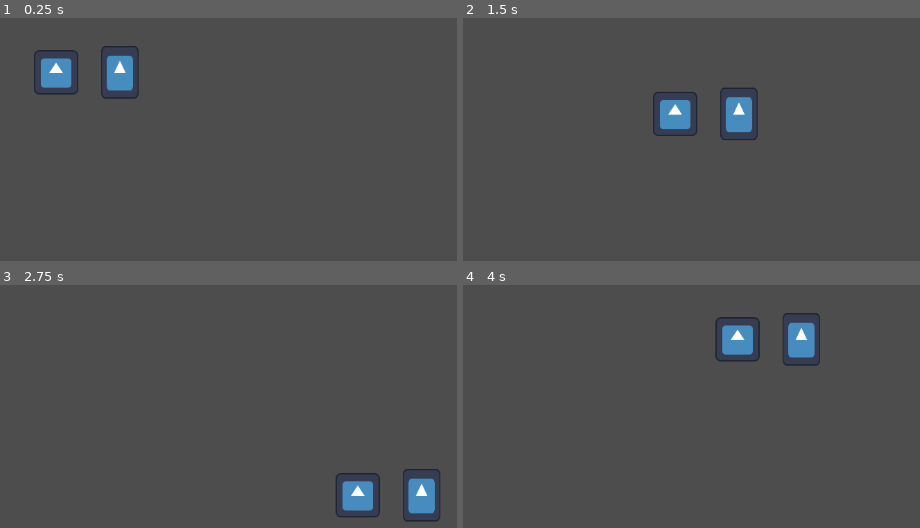
Above: before the commit, frames 1-4 (two rows, left to right).
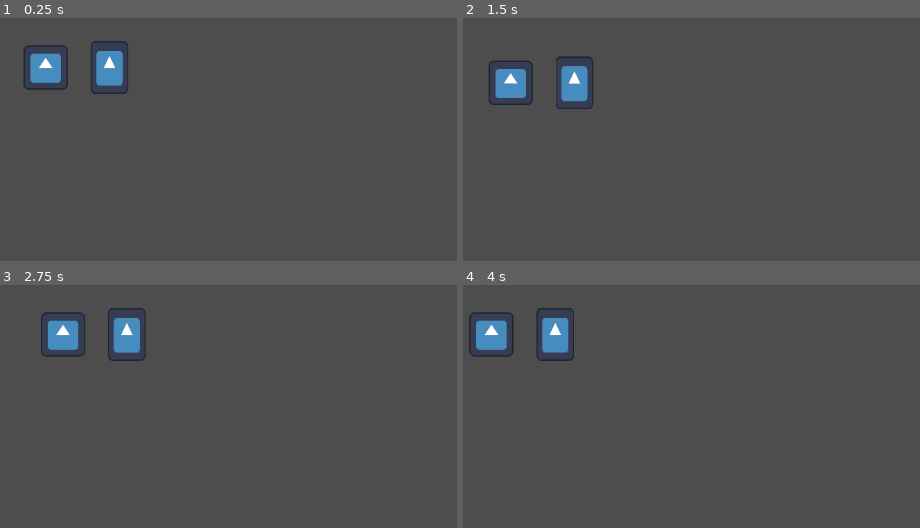
Above: after the commit, the same moments.

Repository: ACristoff/strangecompanion
Game: Godot game, scene res://game/manager.tscn
Same seed, same stepped clock (60 frames per second), same inputs: the game is played once before the commit and once after it. The engine's default icon, where the game draws it, is replaced by a stand-in: a white triangle on a blue panel in a dark square.
Inputs:
- Up to frame 1 (0.25 s): no input
- Up to frame 2 (1.5 s): tap Enter at 0.5 s; hold Right (ui_right) 0.53-1.28 s; hold Down (ui_down) from 1.28 s (still down)
- Up to frame 3 (2.75 s): release Down (ui_down) at 2.03 s; hold Right (ui_right) from 2.03 s (still down)
- Up to frame 4 (4 s): release Right (ui_right) at 2.78 s; hold Up (ui_up) 2.78-3.53 s; hold Left (ui_left) from 3.53 s (still down)

The runs differ from the first frame. In frame 1, 2.5% of the frame differs, in the area x 5-31%, y 9-34%; in frame 2, 4.2%; in frame 3, 4.4%, in the area x 8-97%, y 9-98%; in frame 4, 4.4%.

Commit message:
shoot modes

Diff:
--- a/game/player/witch.gd
+++ b/game/player/witch.gd
@@ -6,10 +6,19 @@
 @export var SPEED = 300
 @export var health = 100
 
-enum SHOOT_MODE {
-	BIG,
-	SPREAD,
-	HOMING
+var SHOOT_MODE = {
+	"BIG": {
+		"TIMER": 3,
+		"DAMAGE": 10
+	},
+	"SPREAD": {
+		"TIMER": 2,
+		"DAMAGE": 2
+	},
+	"HOMING": {
+		"TIMER": 0.3,
+		"DAMAGE": 4
+	}
 }
 
 var current_mode = SHOOT_MODE.HOMING
@@ -20,6 +29,8 @@
 func _ready():
 	pass # Replace with function body.
 
+func change_mode(mode):
+	pass
 
 # Called every frame. 'delta' is the elapsed time since the previous frame.
 func _process(delta):
--- a/game/player/witch.tscn
+++ b/game/player/witch.tscn
@@ -24,3 +24,9 @@
 
 [node name="CollisionShape2D" type="CollisionShape2D" parent="."]
 shape = SubResource("CapsuleShape2D_w5w1g")
+
+[node name="ShootTimer" type="Timer" parent="."]
+
+[node name="Camera2D" type="Camera2D" parent="."]
+position_smoothing_enabled = true
+position_smoothing_speed = 10.0
